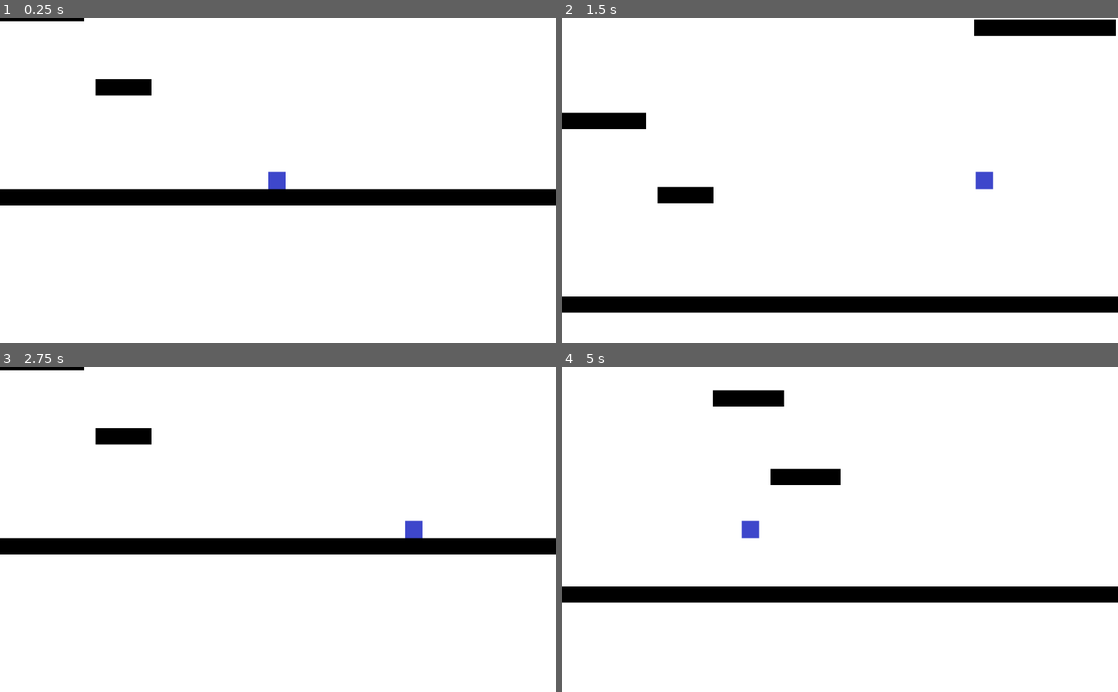
Above: before the commit, frames 1-4 (two rows, left to right).
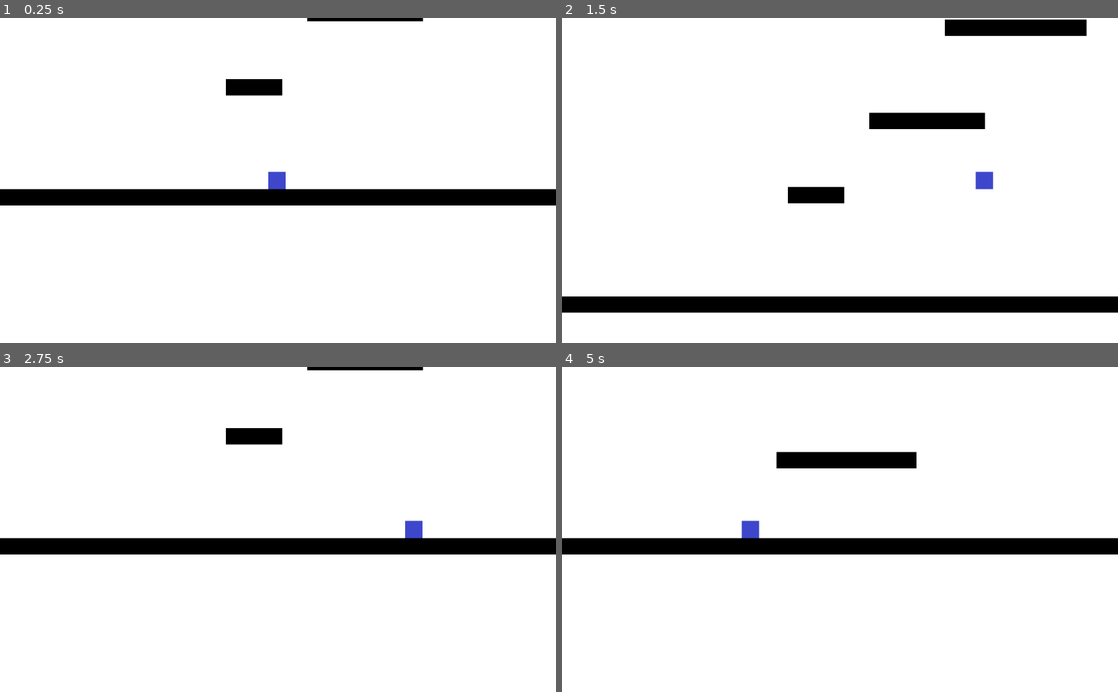
Above: after the commit, the same moments.

Repository: Darkstick/Jumper
Game: Godot game, scene res://Scenes/Levels/main.tscn
Two runs of this game, one before a commit and one after it. Both use one fixed random seed, a clock stepped at 60 frames per second and the inputs below.
Inputs:
- Up to frame 1 (0.25 s): no input
- Up to frame 2 (1.5 s): tap Enter at 0.5 s; hold Right (right) from 0.53 s (still down); tap Up (up) at 0.77 s
- Up to frame 3 (2.75 s): tap Up (up) at 1.52 s; release Right (right) at 2.03 s; hold Left (left) from 2.03 s (still down)
- Up to frame 4 (5 s): release Left (left) at 2.78 s; hold Right (right) 2.78-4.28 s; tap Up (up) at 3.02, 3.77, 4.52 s; tap R (reset) at 4.15 s; hold Left (left) from 4.28 s (still down)

The runs differ from the first frame. In frame 1, 1.4% of the frame differs, in the area x 0-77%, y 0-24%; in frame 2, 3.4%; in frame 3, 1.4%; in frame 4, 13%, in the area x 0-100%, y 7-73%.

Commit message:
platforms now spawn in jumpable range

Diff:
--- a/Scenes/Levels/main.tscn
+++ b/Scenes/Levels/main.tscn
@@ -6,6 +6,7 @@
 
 [node name="main" type="Node"]
 script = ExtResource( 3 )
+platformNum = 4
 
 [node name="staticFloor" parent="." instance=ExtResource( 1 )]
 position = Vector2( 526.303, 13.8253 )
--- a/Scripts/main.gd
+++ b/Scripts/main.gd
@@ -8,18 +8,35 @@
 #number of platforms that will appear in this stage before the exit platform appears
 export var platformNum = 5
 
+#randomness
+var rng = RandomNumberGenerator.new()
+
 #keeps track of the height of the last platform
 var previousY = 0
 var previousX = 0
 
-#randomness
-var rng = RandomNumberGenerator.new()
-
 func _ready():
 	for i in platformNum:
+
+		rng.randomize()
+
+		#choses if the next platform will be to the left or the right of the previous one. 0 = left, 1 = right
+		var lor = rng.randi_range(0, 1)
+
 		#horizontal position selection
-		rng.randomize()
-		var x = rng.randf_range(30, 1004)
+		var x = 0
+		if lor == 1:
+			x = rng.randf_range((previousX + 100), (previousX + 230))
+		if lor == 0:
+			x = rng.randf_range((previousX - 230), (previousX - 100))
+
+		#make sure the platform isn't out of bounds
+		if x < 30 || x > 1024:
+			x = rng.randf_range(400, 600)
+
+		print(lor)
+		print(x)
+
 
 		#height selection
 		rng.randomize()
@@ -28,4 +45,5 @@
 		platform.position.y = y + previousY
 		platform.position.x = x
 		previousY = platform.position.y
+		previousX = platform.position.x
 		add_child(platform)
--- a/project.godot
+++ b/project.godot
@@ -13,10 +13,6 @@
 config/name="Jumper"
 run/main_scene="res://Scenes/Levels/main.tscn"
 config/icon="res://icon.png"
-
-[debug]
-
-settings/stdout/print_fps=true
 
 [input]
 
